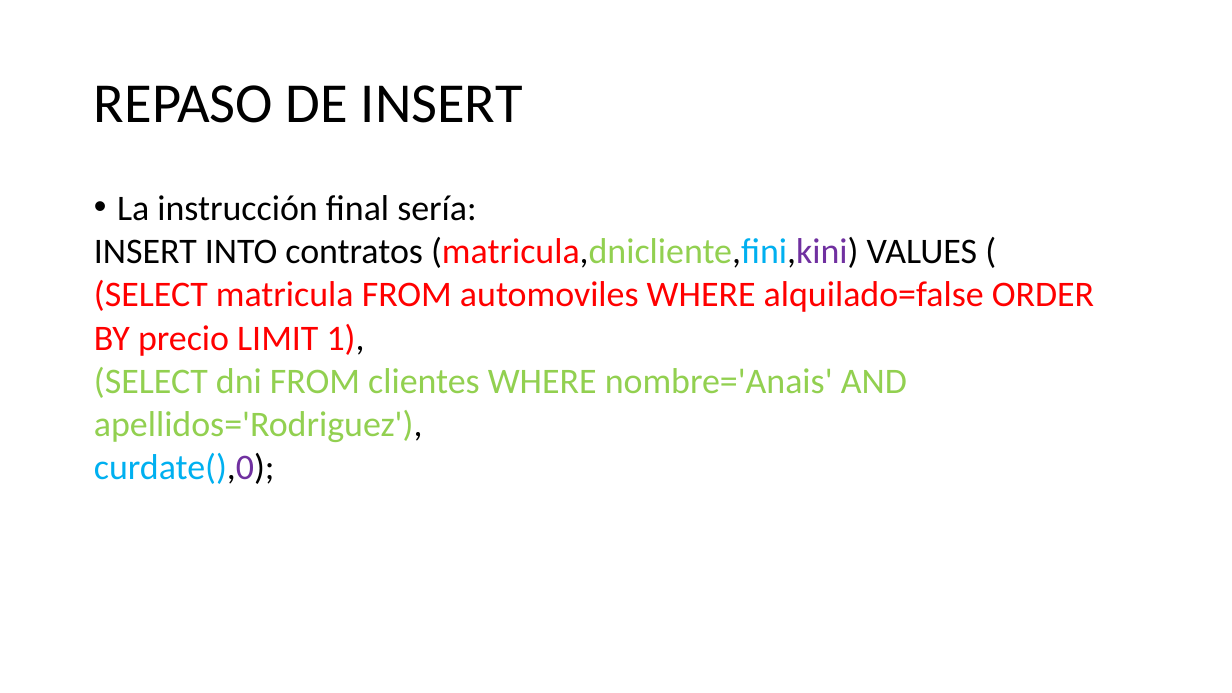
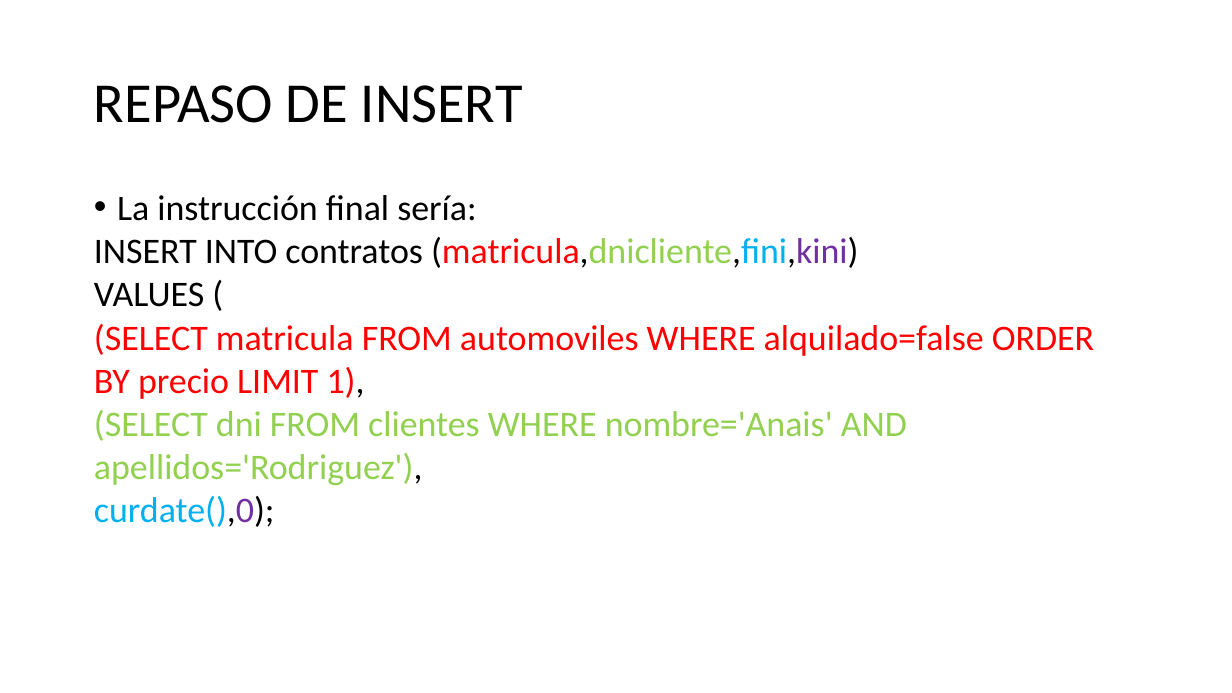
Before and after one commit to NuriaCelis/GestionBasesDatos2223, a slide deck: slide 18 of Tema5/REPASO DEL TEMA.pptx (slide 15 before the commit). Drawn at 1232x693 pixels with LibreOffice and Linux fonts; fonts in the diff are those of the drawing. Boxes give left, top, right and bottom in pixels: in the first picture for what was removed or moved away, otherwise in the second. Text is boxed around its words. In the diff, an @@ line names an element or a change of style, - is before the commit and + after.

```diff
--- a/Tema5/REPASO DEL TEMA.pptx
+++ b/Tema5/REPASO DEL TEMA.pptx
@@ text at (94,237,859,307): text changed @@
-INSERT INTO contratos (matricula,dnicliente,fini,kini) VALUES (
+INSERT INTO contratos (matricula,dnicliente,fini,kini)
+VALUES (
```
Also in this commit, not shown: 22 other slides changed, 11 slides added, 2 other files.
